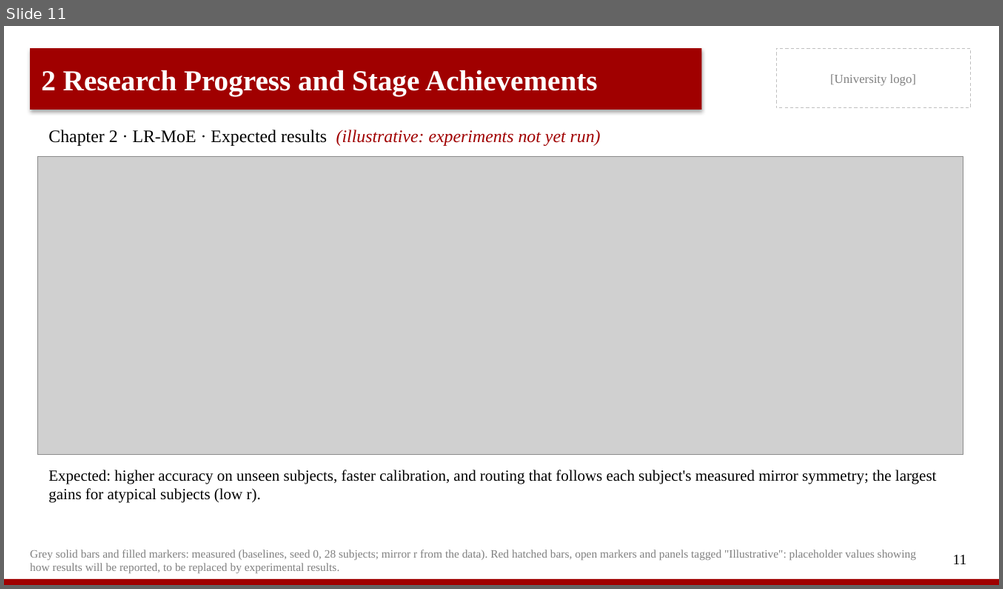
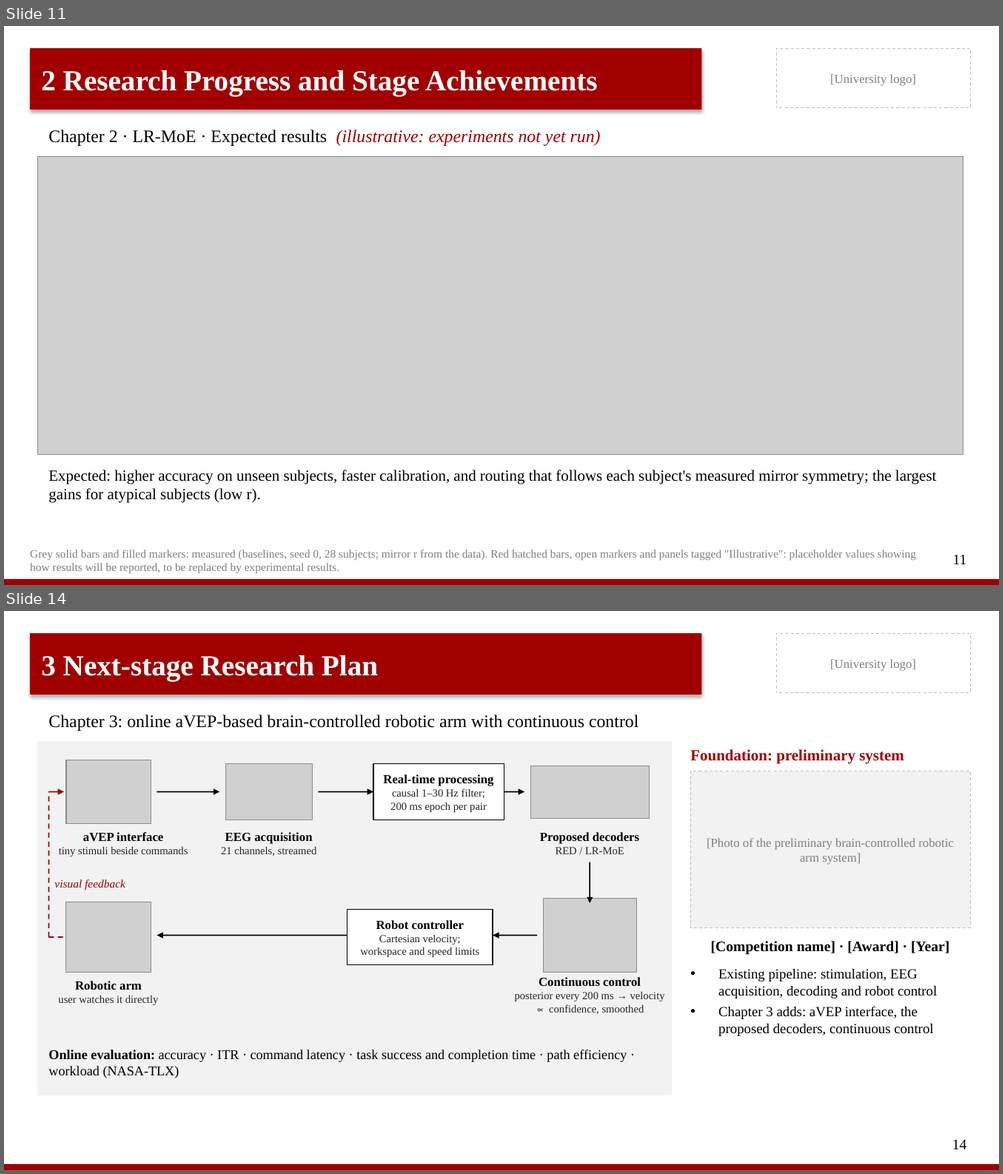
Before and after one commit to HongyuMaaa/EEG, a slide deck: presentation/midterm_defense_sample.pptx. Shown one above the other, each under a label of ours: slide 11 before the commit, slides 11 and 14 after it; the slides between them are not shown. The pictures are 1003x589 and 1003x1174 pixels, drawn with LibreOffice and Linux fonts; fonts in the diff are those of the drawing; grey boxes stand for pictures. Boxes give left, top, right and bottom in pixels: in the first picture for what was removed or moved away, otherwise in the second. Text is boxed around its words. In the diff, an @@ line names an element or a change of style, - is before the commit and + after.

```diff
--- a/presentation/midterm_defense_sample.pptx
+++ b/presentation/midterm_defense_sample.pptx
@@ slide 14 added at [4,611,999,1170], background #FFFFFF; not listed: 4 template elements that a slide beside it also shows @@
@@ title added at [41,655,378,681], 28 pt, text #FFFFFF, bold @@
+3 Next-stage Research Plan
@@ text added at [48,715,638,731], 17 pt, text #000000 @@
+Chapter 3: online aVEP-based brain-controlled robotic arm with continuous control
@@ rectangle added at [37,741,671,1096], fill #F2F2F2 @@
@@ picture added at [66,760,151,823] @@
@@ picture added at [225,764,312,820] @@
@@ rectangle added at [373,764,504,820], fill #FFFFFF, outline #000000 1 pt, 10.5 pt, text #262626 @@
+Real-time processing
+causal 1–30 Hz filter;
+200 ms epoch per pair
@@ text added at [690,749,904,764], 15 pt, text #A00000, bold @@
+Foundation: preliminary system
@@ picture added at [530,766,649,818] @@
@@ rectangle added at [691,772,970,928], fill #F2F2F2, outline #BFBFBF 0.75 pt dashed @@
@@ line added from (48, 938) to (48, 792), #A00000 1.25 pt dashed @@
@@ arrow added from (48, 792) to (64, 792), #A00000 1.25 pt @@
@@ arrow added from (157, 792) to (219, 792), #000000 1.25 pt @@
@@ arrow added from (318, 792) to (373, 792), #000000 1.25 pt @@
@@ arrow added from (504, 792) to (524, 792), #000000 1.25 pt @@
@@ text added at [59,832,188,857], 10.5 pt, text #262626 @@
+aVEP interface
+tiny stimuli beside commands
@@ text added at [221,832,317,856], 10.5 pt, text #262626 @@
+EEG acquisition
+21 channels, streamed
@@ text added at [540,832,639,854], 12 pt, text #000000, bold @@
+Proposed decoders
+RED / LR-MoE
@@ text added at [706,838,953,865], 12 pt, text #7F7F7F @@
+[Photo of the preliminary brain-controlled robotic arm system]
@@ arrow added from (589, 863) to (589, 903), #000000 1.25 pt @@
@@ text added at [54,880,125,890], 11 pt, text #A00000, italic @@
+visual feedback
@@ picture added at [543,898,636,973] @@
@@ picture added at [66,902,151,973] @@
@@ rectangle added at [347,909,492,965], fill #FFFFFF, outline #000000 1 pt, 10.5 pt, text #262626 @@
+Robot controller
+Cartesian velocity;
+workspace and speed limits
@@ line added from (48, 938) to (65, 938), #A00000 1.25 pt dashed @@
@@ arrow added from (347, 936) to (157, 936), #000000 1.25 pt @@
@@ arrow added from (537, 936) to (492, 936), #000000 1.25 pt @@
@@ text added at [711,941,949,955], 14 pt, text #000000, bold @@
+[Competition name] · [Award] · [Year]
@@ text added at [58,981,159,1005], 10.5 pt, text #262626 @@
+Robotic arm
+user watches it directly
@@ text added at [515,977,665,1014], 10.5 pt, text #262626 @@
+Continuous control
+posterior every 200 ms → velocity
+∝ confidence, smoothed
@@ text added at [718,969,936,1037], 13.5 pt, text #000000 @@
+• Existing pipeline: stimulation, EEG acquisition, decoding and robot control
+• Chapter 3 adds: aVEP interface, the proposed decoders, continuous control
@@ text added at [48,1050,626,1079], 13 pt, text #000000 @@
+Online evaluation: accuracy · ITR · command latency · task success and completion time · path efficiency · workload (NASA-TLX)
@@ page number added at [952,1140,967,1150], 14 pt, text #000000 @@
+14
```
Also in this commit, not shown: 2 other slides added, 2 other files.
